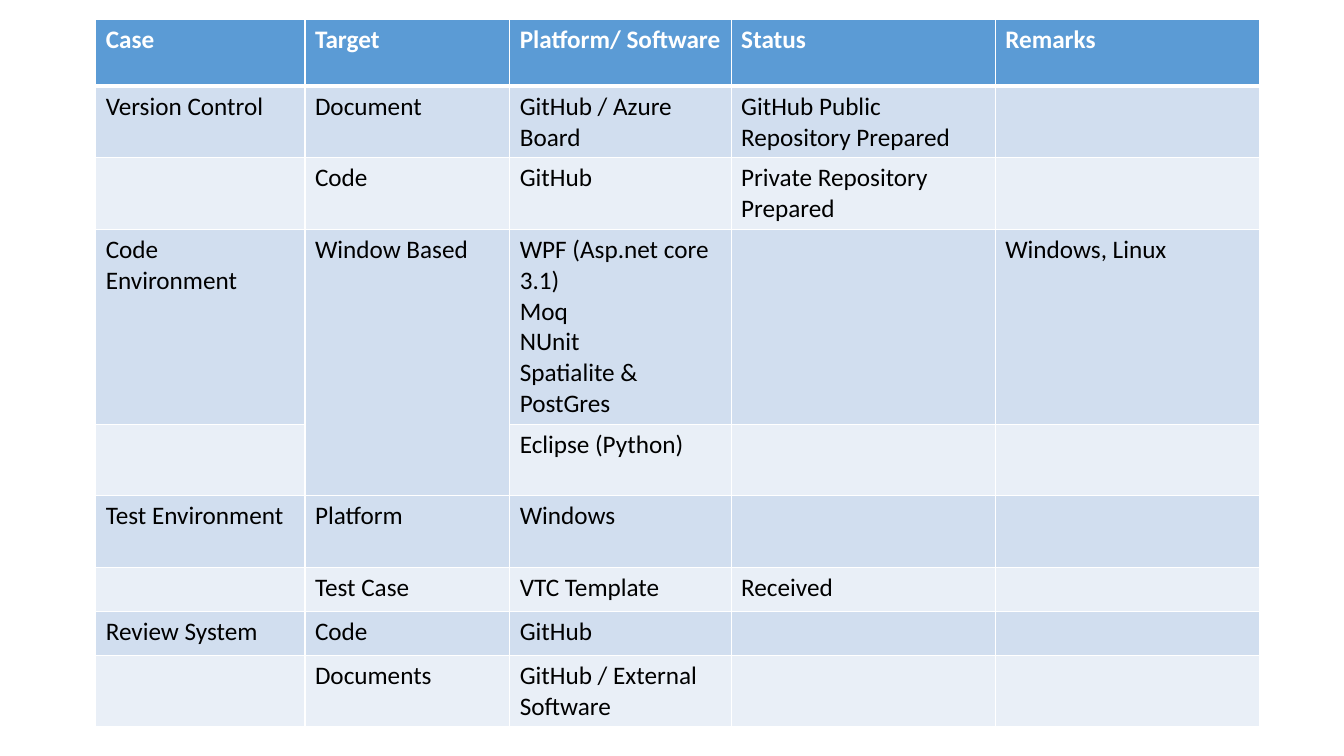
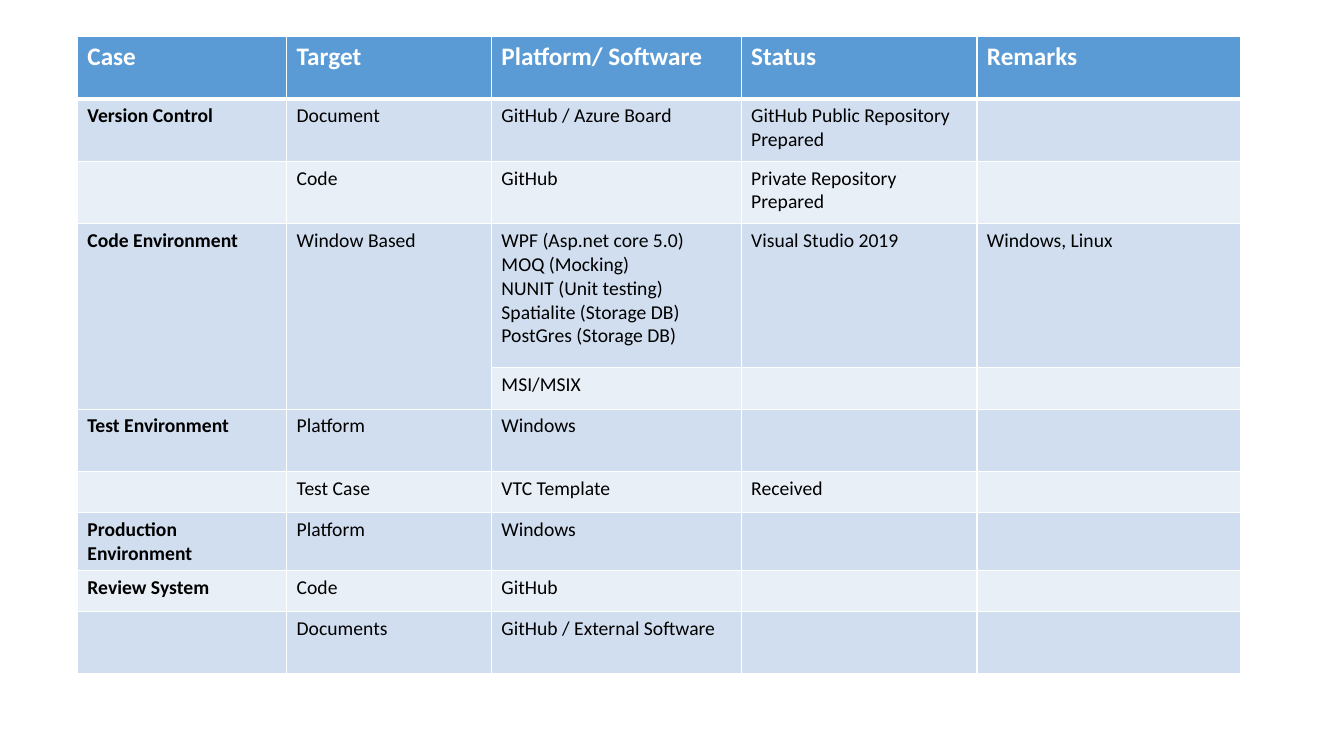
Before and after one commit to Nehakshirs/HOT_Project_documents1, a slide deck: slide 2 of Technical/Environment.pptx. Drawn at 1344x756 pixels with LibreOffice and Linux fonts; fonts in the diff are those of the drawing. Boxes give left, top, right and bottom in pixels: in the first picture for what was removed or moved away, otherwise in the second. Text is boxed around its words. In the diff, an @@ line names an element or a change of style, - is before the commit and + after.

Commit message:
Environment Update

```diff
--- a/Technical/Environment.pptx
+++ b/Technical/Environment.pptx
@@ table at bbox=[78, 36, 1242, 674] @@
-row 4, column 3: WPF (Asp.net core 3.1) / Moq / NUnit / Spatialite & PostGres
+row 4, column 3: WPF (Asp.net core 5.0) / MOQ (Mocking) / NUNIT (Unit testing) / Spatialite (Storage DB) / PostGres (Storage DB)
-row 4, column 4: 
+row 4, column 4: Visual Studio 2019
-row 5, column 3: Eclipse (Python)
+row 5, column 3: MSI/MSIX
+row 8: Production Environment | Platform | Windows |  | 
@@ table: place and size @@
-table at bbox=[96, 19, 1260, 722]
+table at bbox=[78, 36, 1242, 674]
```
Also in this commit, not shown: 1 other slide changed.
